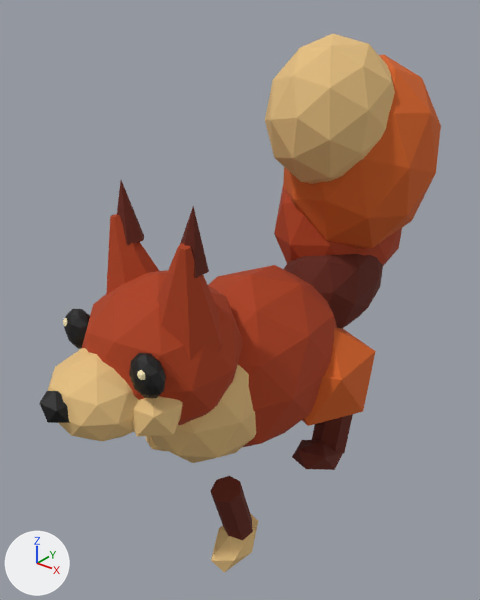
The glTF model apps/garden/public/assets/models/Squirrel.glb as it was, and as the next commit left it.
Before and after are seen from a 50 mm lens placed at (1.332, -1.712, 1.795), pointed at (-0.055, 0.021, 0.721). Lighting does not change. The marker at lower left points along +X, +Y and +Z. The picture after the commit comes second. Where no turn or scale is listed for an object, it has been applied to the vertices.

The first picture shows 'Squirrel_Body', 'Squirrel_Cheek_L', 'Squirrel_Chest', 'Squirrel_EarTuft_L', 'Squirrel_EarTuft_R', 'Squirrel_Ear_L', 'Squirrel_Ear_R', 'Squirrel_Eye_L', 'Squirrel_Eye_R', 'Squirrel_Haunch_L', 'Squirrel_Head', 'Squirrel_Leg_FL', 'Squirrel_Leg_RL', 'Squirrel_Muzzle', 'Squirrel_Nose', 'Squirrel_Paw_FL', 'Squirrel_Paw_FR', 'Squirrel_Paw_RL', 'Squirrel_Tail_Base', 'Squirrel_Tail_Crown', 'Squirrel_Tail_Mid', 'Squirrel_Tail_Tip' and 1 more.
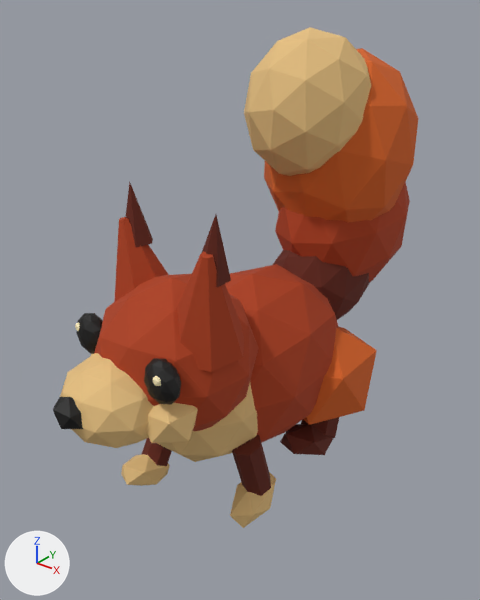
What differs and where, as boxes (x1, y1, x2, y2) in the pictures (480 x 600 px):
'Squirrel_Tail_Crown', moved: before (283, 54, 441, 249); after (264, 48, 418, 222)
'Squirrel_Tail_Tip', moved: before (265, 34, 395, 184); after (244, 27, 371, 176)
'Squirrel_Head', moved: before (82, 270, 243, 425); after (94, 274, 259, 431)
'Squirrel_Body', moved: before (209, 265, 337, 447); after (225, 264, 338, 443)
'Squirrel_Ear_L', moved: before (157, 243, 222, 361); after (177, 252, 244, 372)
'Squirrel_Muzzle', moved: before (47, 348, 139, 441); after (60, 353, 153, 448)
'Squirrel_Tail_Mid', moved: before (274, 186, 402, 266); after (275, 181, 410, 282)
'Squirrel_Chest', moved: before (151, 365, 256, 463); after (157, 384, 258, 462)
'Squirrel_Tail_Base', moved: before (284, 253, 383, 329); after (273, 250, 370, 320)
'Squirrel_Haunch_L', moved: before (302, 328, 376, 426); after (304, 327, 377, 425)
'Squirrel_Leg_FL', moved: before (210, 476, 253, 540); after (232, 435, 271, 496)
'Squirrel_Ear_R', moved: before (106, 214, 159, 295); after (114, 217, 169, 302)
'Squirrel_Cheek_L', moved: before (132, 396, 183, 437); after (146, 402, 198, 443)
'Squirrel_Paw_FL', moved: before (211, 513, 258, 573); after (230, 472, 276, 528)
'Squirrel_Eye_L', moved: before (129, 353, 166, 398); after (144, 358, 181, 405)
'Squirrel_Paw_RL', moved: before (292, 440, 344, 470); after (280, 424, 334, 455)
'Squirrel_EarTuft_L', moved: before (180, 206, 209, 278); after (202, 215, 231, 287)
'Squirrel_EarTuft_R', moved: before (117, 180, 144, 245); after (125, 182, 153, 247)
'Squirrel_Eye_R', moved: before (64, 309, 90, 349); after (76, 313, 103, 354)
'Squirrel_Paw_FR', moved (mostly hidden before): before (146, 436, 167, 451); after (121, 454, 170, 486)
'Squirrel_Nose', moved: before (39, 391, 70, 423); after (53, 397, 83, 429)
'Squirrel_Leg_RL', moved: before (312, 414, 353, 453); after (301, 417, 339, 438)
'Squirrel_Leg_FR', moved (not visible before): after (141, 438, 172, 466)

What the commit changed:
Object 'Squirrel_Body' (ob_squirrel_body) moves from (0.0, 0.02, 0.5) to (0.0, 0.03, 0.5).
Object 'Squirrel_Chest' (ob_squirrel_chest) moves from (0.0, -0.23, 0.486) to (0.0, -0.22, 0.485).
Object 'Squirrel_Haunch_L' (ob_squirrel_haunch_l) moves from (0.21, 0.232, 0.395) to (0.21, 0.242, 0.394).
Object 'Squirrel_Cheek_L' (ob_squirrel_cheek_l) moves from (0.074, -0.561, 0.609) to (0.129, -0.556, 0.609).
Object 'Squirrel_Ear_L' (ob_squirrel_ear_l) moves from (0.089, -0.418, 0.957) to (0.171, -0.417, 0.951).
Object 'Squirrel_EarTuft_L' (ob_squirrel_eartuft_l) moves from (0.111, -0.405, 1.128) to (0.193, -0.404, 1.122).
Object 'Squirrel_Ear_R' (ob_squirrel_ear_r) moves from (-0.21, -0.37, 0.958) to (-0.18, -0.361, 0.952).
Object 'Squirrel_EarTuft_R' (ob_squirrel_eartuft_r) moves from (-0.226, -0.351, 1.129) to (-0.197, -0.341, 1.124).
Object 'Squirrel_Eye_L' (ob_squirrel_eye_l) moves from (0.098, -0.598, 0.758) to (0.154, -0.593, 0.758).
Object 'Squirrel_Eye_R' (ob_squirrel_eye_r) moves from (-0.277, -0.538, 0.759) to (-0.221, -0.533, 0.759).
Object 'Squirrel_Head' (ob_squirrel_head) moves from (-0.059, -0.379, 0.693) to (-0.003, -0.374, 0.692).
Object 'Squirrel_Muzzle' (ob_squirrel_muzzle) moves from (-0.097, -0.615, 0.628) to (-0.041, -0.61, 0.627).
Object 'Squirrel_Nose' (ob_squirrel_nose) moves from (-0.121, -0.763, 0.645) to (-0.065, -0.758, 0.644).
Object 'Squirrel_Leg_FL' (ob_squirrel_leg_fl) moves from (0.19, -0.324, 0.102) to (0.19, -0.217, 0.231).
Object 'Squirrel_Paw_FL' (ob_squirrel_paw_fl) moves from (0.19, -0.312, -0.053) to (0.19, -0.205, 0.077).
Object 'Squirrel_Leg_FR' (ob_squirrel_leg_fr) moves from (-0.19, -0.141, 0.309) to (-0.19, -0.274, 0.23).
Object 'Squirrel_Paw_FR' (ob_squirrel_paw_fr) moves from (-0.19, -0.248, 0.197) to (-0.19, -0.381, 0.118).
Object 'Squirrel_Leg_RL' (ob_squirrel_leg_rl) moves from (0.19, 0.355, 0.121) to (0.19, 0.263, 0.255).
Object 'Squirrel_Paw_RL' (ob_squirrel_paw_rl) moves from (0.19, 0.24, -0.009) to (0.19, 0.148, 0.125).
Object 'Squirrel_Tail_Base' (ob_squirrel_tail_base) moves from (0.052, 0.505, 0.67) to (0.015, 0.483, 0.691).
Object 'Squirrel_Tail_Mid' (ob_squirrel_tail_mid) moves from (-0.006, 0.65, 0.882) to (0.019, 0.622, 0.905).
Object 'Squirrel_Tail_Crown' (ob_squirrel_tail_crown) moves from (0.089, 0.586, 1.169) to (0.001, 0.575, 1.187).
Object 'Squirrel_Tail_Tip' (ob_squirrel_tail_tip) moves from (0.061, 0.405, 1.356) to (-0.026, 0.393, 1.373).
